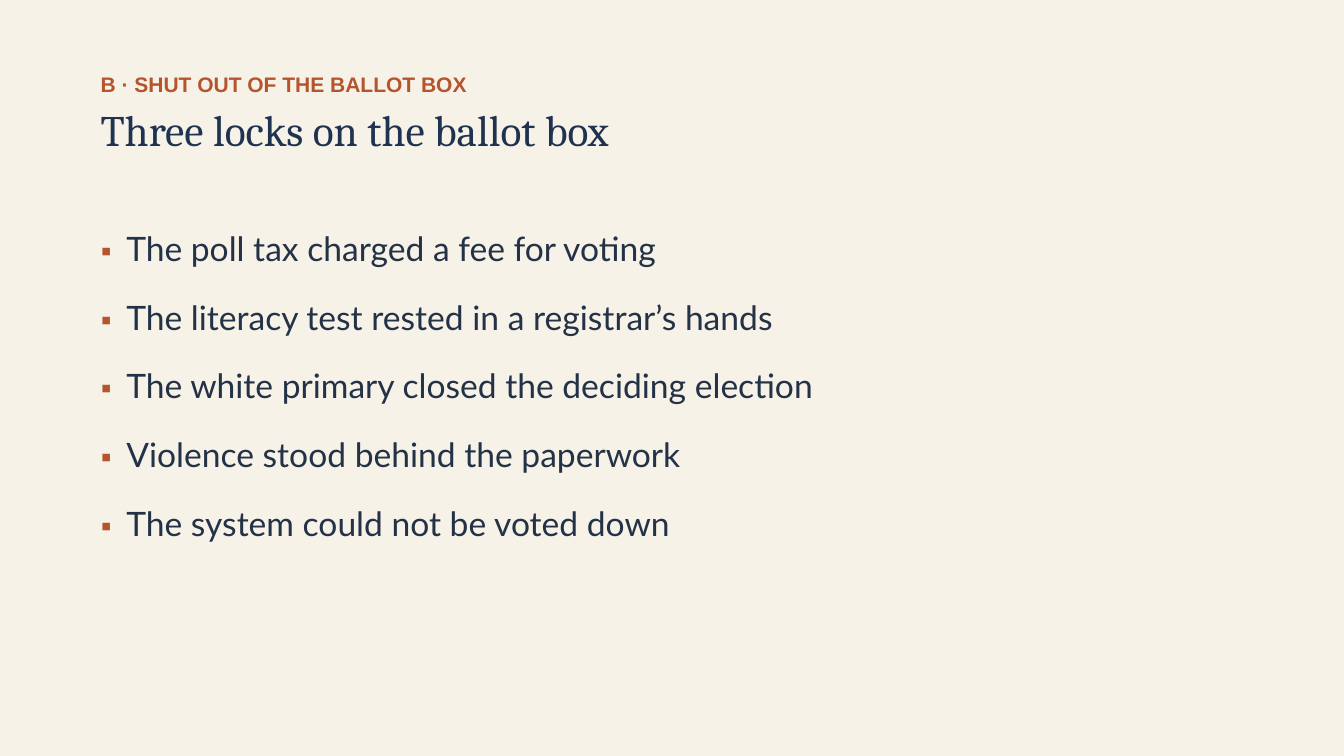
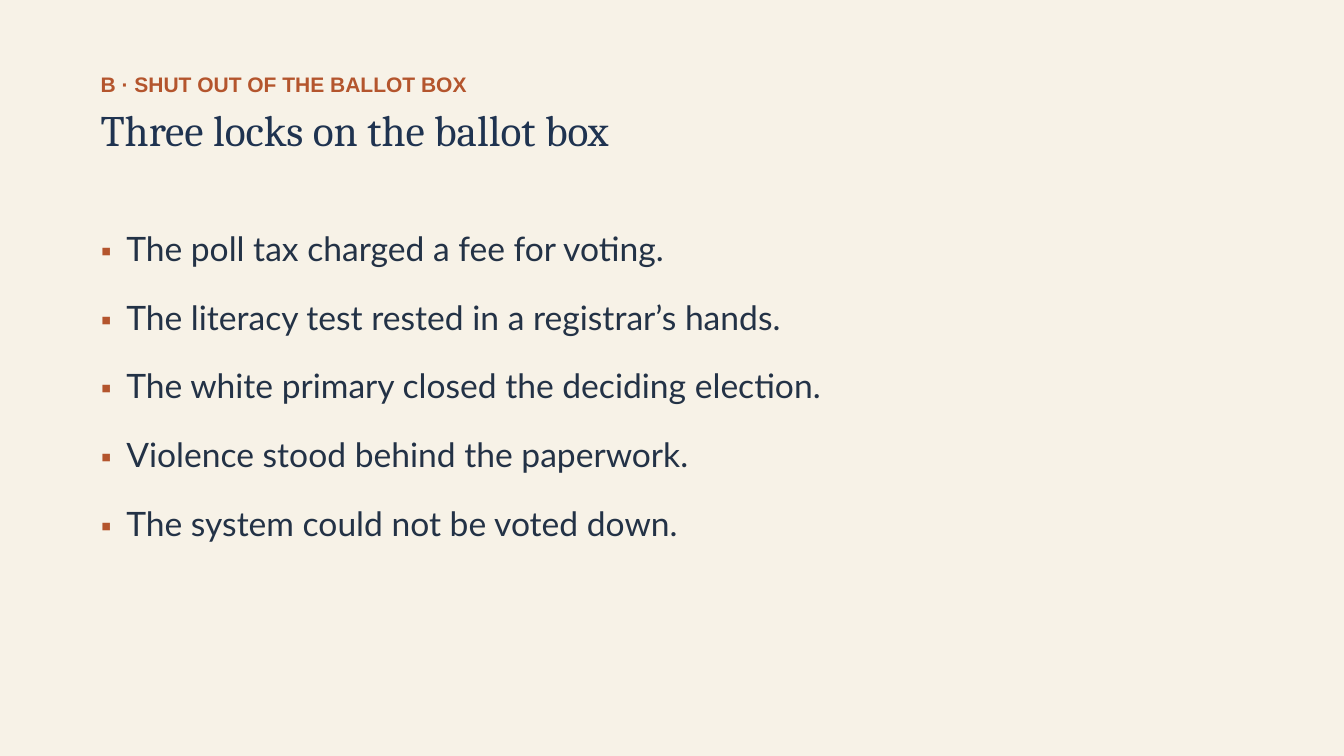
Before and after one commit to ab17gthb/humanities-curriculum-group, a slide deck: slide 8 of civil-rights/lesson-01/lesson-01-slides.pptx. Drawn at 1344x756 pixels with LibreOffice and Linux fonts; fonts in the diff are those of the drawing. Boxes give left, top, right and bottom in pixels: in the first picture for what was removed or moved away, otherwise in the second. Text is boxed around its words. In the diff, an @@ line names an element or a change of style, - is before the commit and + after.

```diff
--- a/civil-rights/lesson-01/lesson-01-slides.pptx
+++ b/civil-rights/lesson-01/lesson-01-slides.pptx
@@ text at (126, 236, 821, 542): text changed @@
-▪ The poll tax charged a fee for voting
-▪ The literacy test rested in a registrar’s hands
-▪ The white primary closed the deciding election
-▪ Violence stood behind the paperwork
-▪ The system could not be voted down
+▪ The poll tax charged a fee for voting.
+▪ The literacy test rested in a registrar’s hands.
+▪ The white primary closed the deciding election.
+▪ Violence stood behind the paperwork.
+▪ The system could not be voted down.
```
Also in this commit, not shown: 8 other slides changed, 6 other files.
